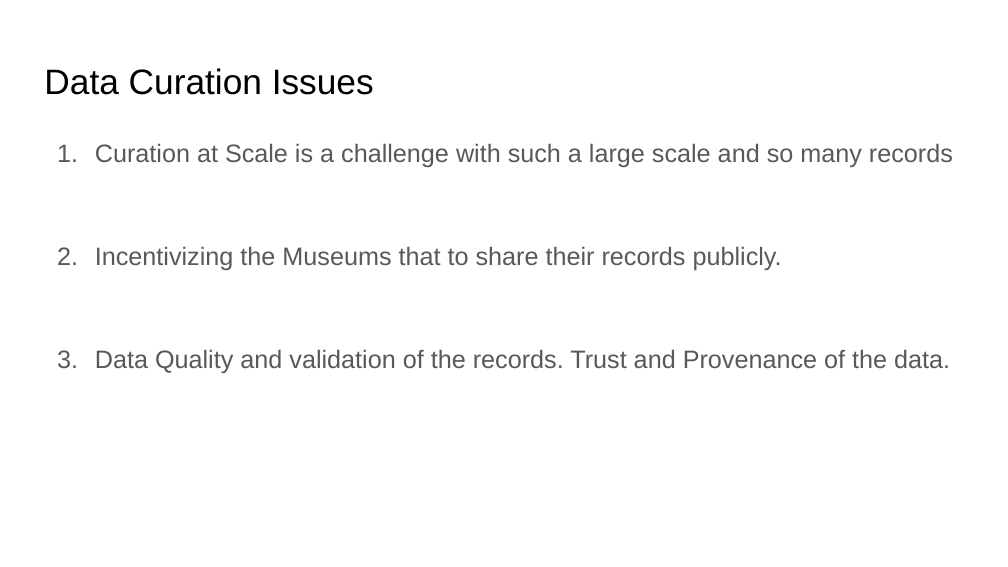
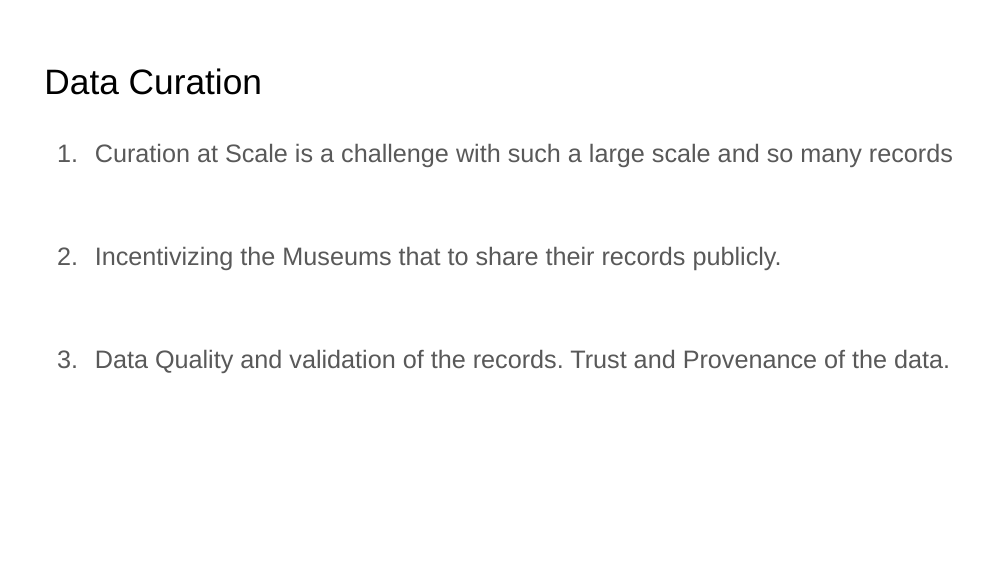
Before and after one commit to IITTeaching/cs520-f23-group-23, a slide deck: slide 3 of main-520-project/CS 520 Data Curation.pptx. Drawn at 1008x567 pixels with LibreOffice and Linux fonts; fonts in the diff are those of the drawing. Boxes give left, top, right and bottom in pixels: in the first picture for what was removed or moved away, otherwise in the second. Text is boxed around its words. In the diff, an @@ line names an element or a change of style, - is before the commit and + after.

```diff
--- a/main-520-project/CS 520 Data Curation.pptx
+++ b/main-520-project/CS 520 Data Curation.pptx
@@ title at box(44, 68, 262, 95): text changed @@
-Data Curation Issues
+Data Curation
```
Also in this commit, not shown: 6 other slides changed.
